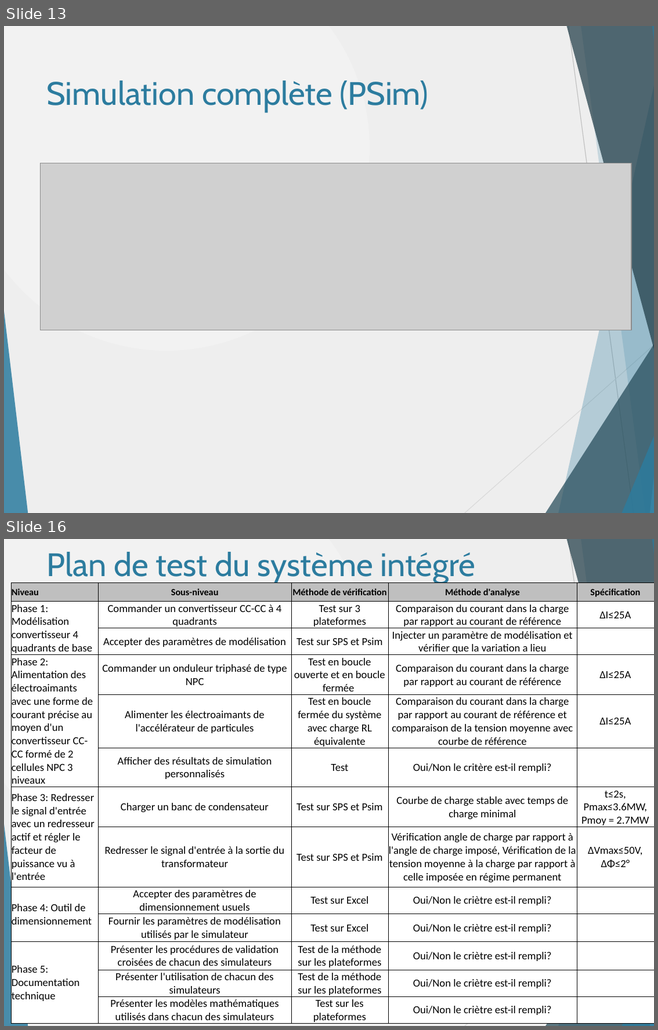
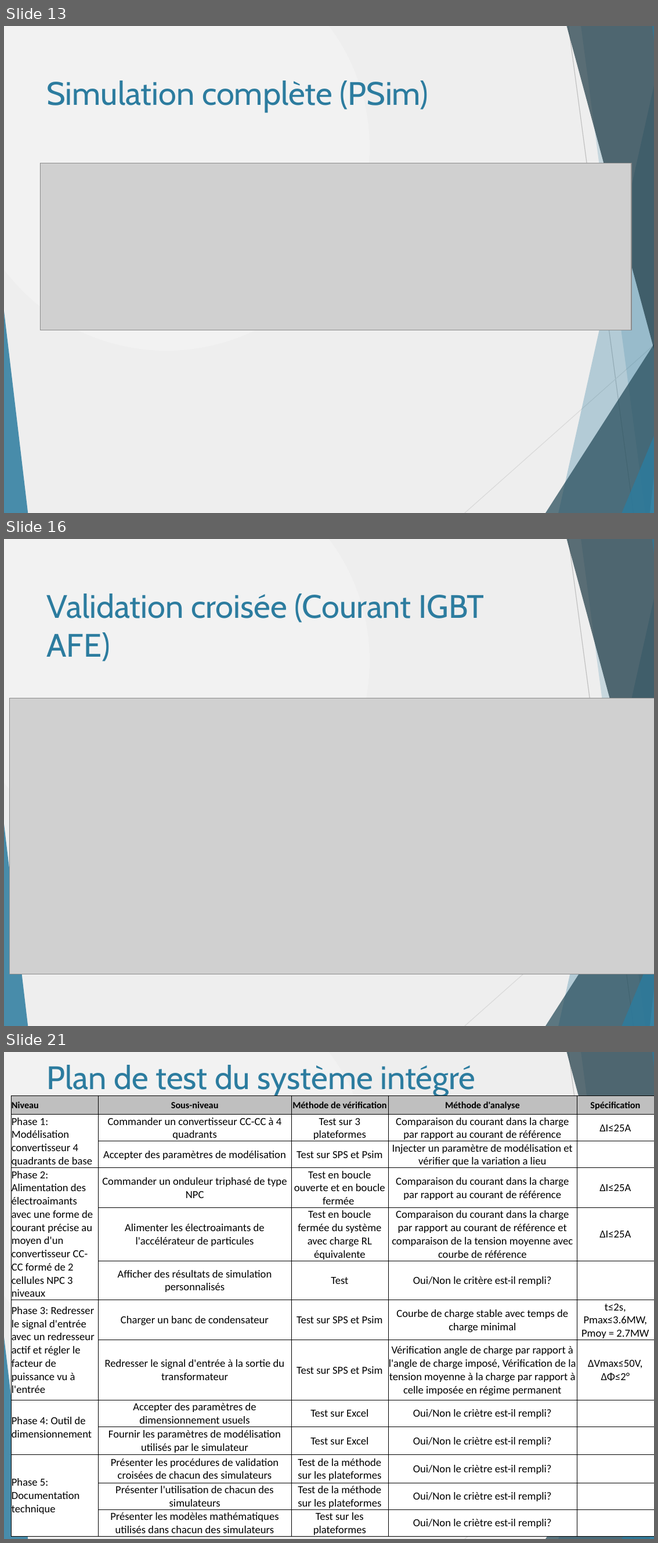
Before and after one commit to danthib76/DesignIV, a slide deck: Remise/Remise 4/RAF.pptx. Shown one above the other, each under a label of ours: slides 13 and 16 before the commit, slides 13, 16 and 21 after it; the slides between them are not shown. The pictures are 658x1030 and 658x1543 pixels, drawn with LibreOffice and Linux fonts; fonts in the diff are those of the drawing; grey boxes stand for pictures. Boxes give left, top, right and bottom in pixels: in the first picture for what was removed or moved away, otherwise in the second. Text is boxed around its words. In the diff, an @@ line names an element or a change of style, - is before the commit and + after.

```diff
--- a/Remise/Remise 4/RAF.pptx
+++ b/Remise/Remise 4/RAF.pptx
@@ slide 16 added at (4, 539, 654, 1026), background gradient #F2F2F2 to #EEEEEE; not listed: 10 template elements that a slide beside it also shows @@
@@ title added at (46, 594, 484, 661), 36 pt, text #2C7C9F @@
+Validation croisée (Courant IGBT AFE)
@@ picture added at (10, 698, 654, 974) @@
@@ what was slide 16 is now slide 21 @@
```
Also in this commit, not shown: 3 slides changed, 4 other slides added.
